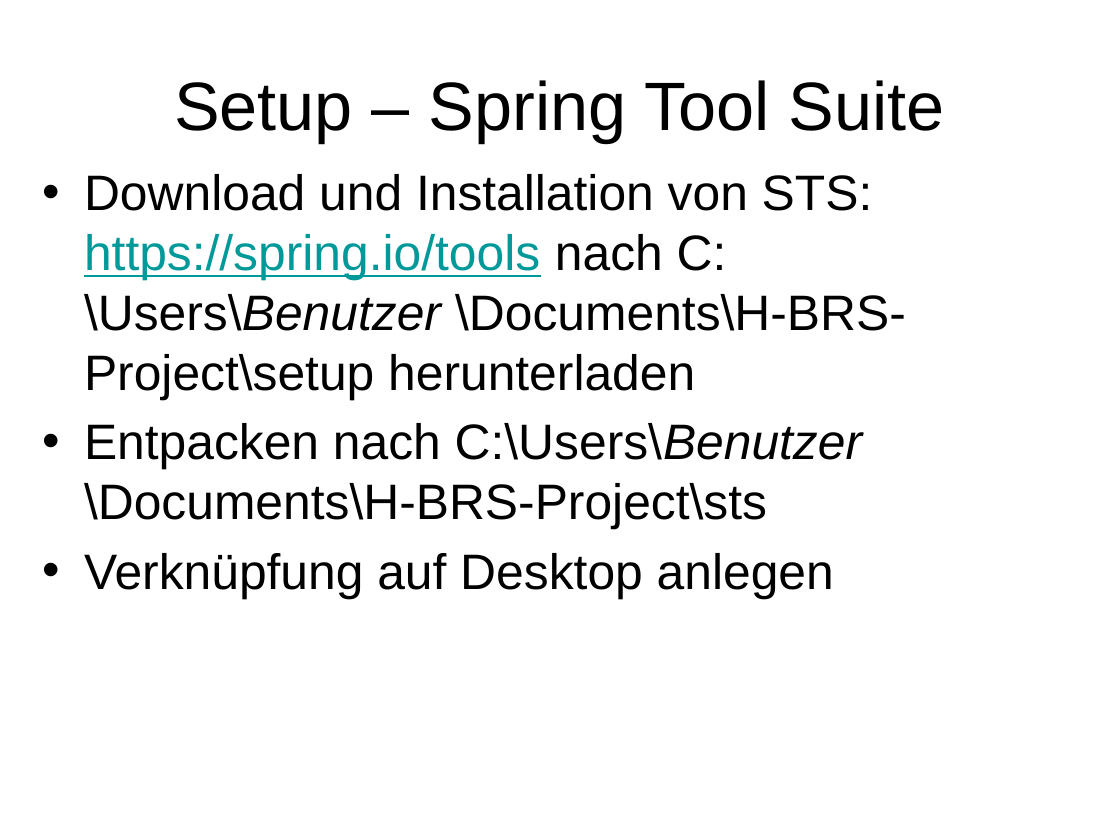
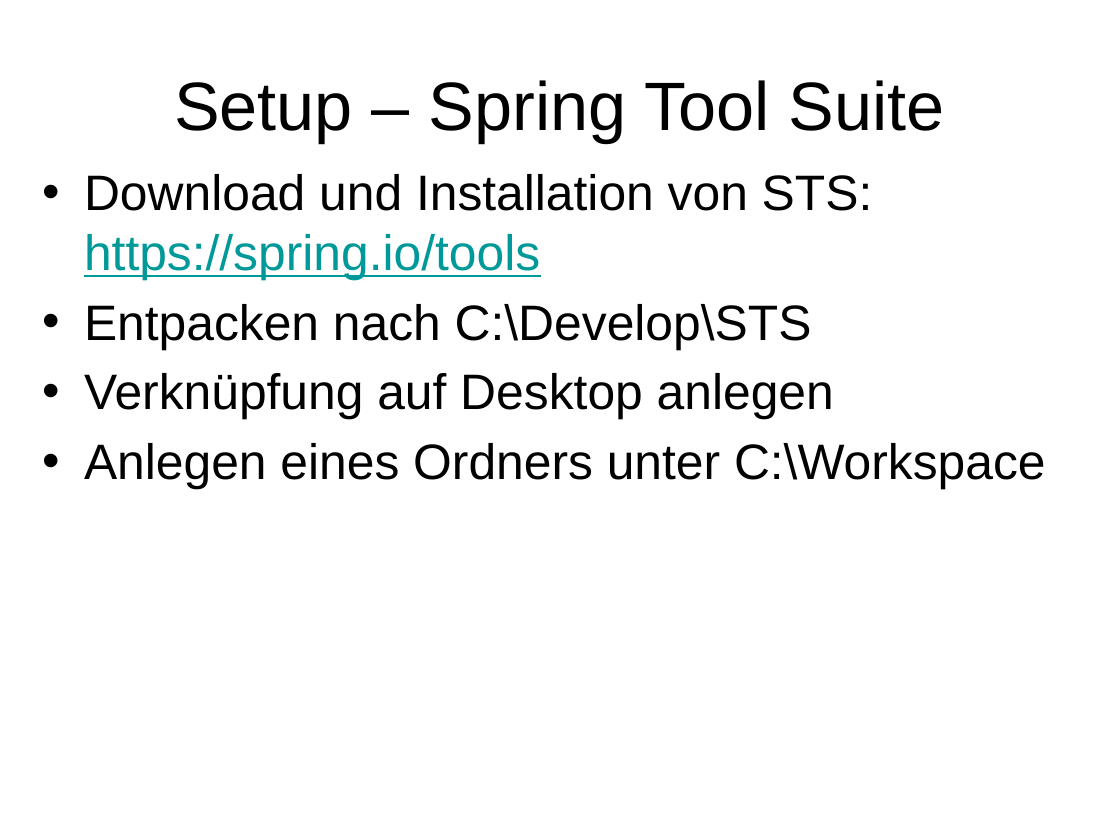
Before and after one commit to owronka/SubZeroMicroservices, a slide deck: slide 16 of doc/Resilient Microservices.pptx (slide 17 before the commit). Drawn at 1120x840 pixels with LibreOffice and Linux fonts; fonts in the diff are those of the drawing. Boxes give left, top, right and bottom in pixels: in the first picture for what was removed or moved away, otherwise in the second. Text is boxed around its words. In the diff, an @@ line names an element or a change of style, - is before the commit and + after.

```diff
--- a/doc/Resilient Microservices.pptx
+++ b/doc/Resilient Microservices.pptx
@@ text at bbox=[84, 174, 873, 350]: text changed @@
-• Download und Installation von STS:
-  https://spring.io/tools nach C:\Users\Benutzer \Documents\H-BRS-Project\setup herunterladen
-• Entpacken nach C:\Users\Benutzer \Documents\H-BRS-Project\sts
+• Download und Installation von STS:
+  https://spring.io/tools
+• Entpacken nach C:\Develop\STS
@@ text at bbox=[84, 443, 1046, 490]: paragraph added @@
+• Anlegen eines Ordners unter C:\Workspace
```
Also in this commit, not shown: 6 other slides changed, 2 slides added, 1 slide removed, 50 other files.
